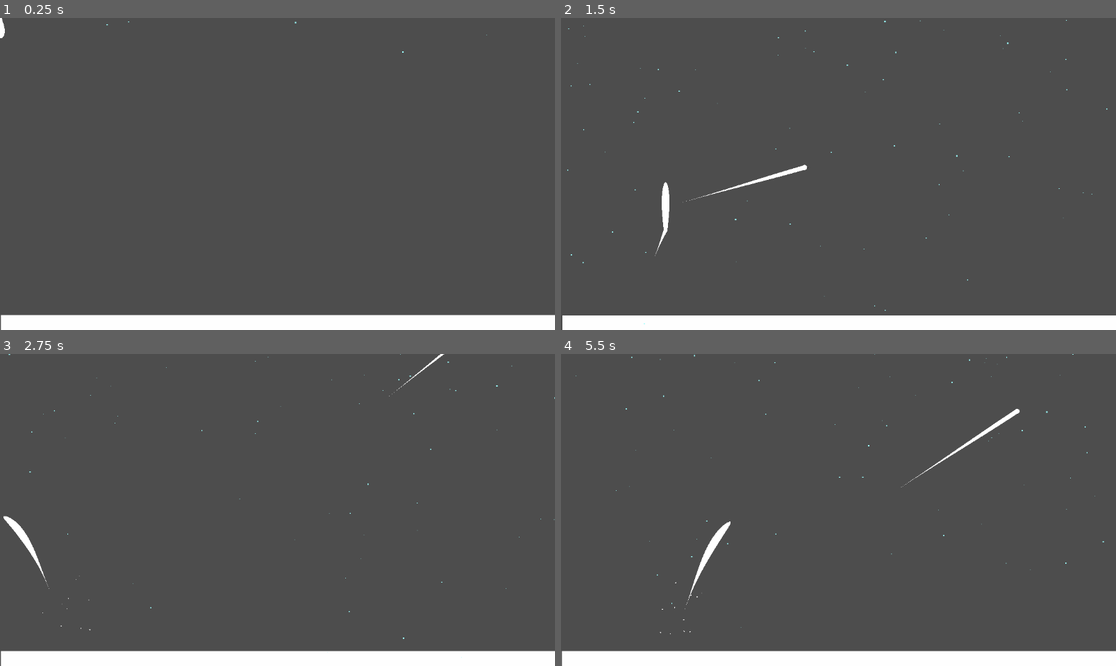
Above: before the commit, frames 1-4 (two rows, left to right).
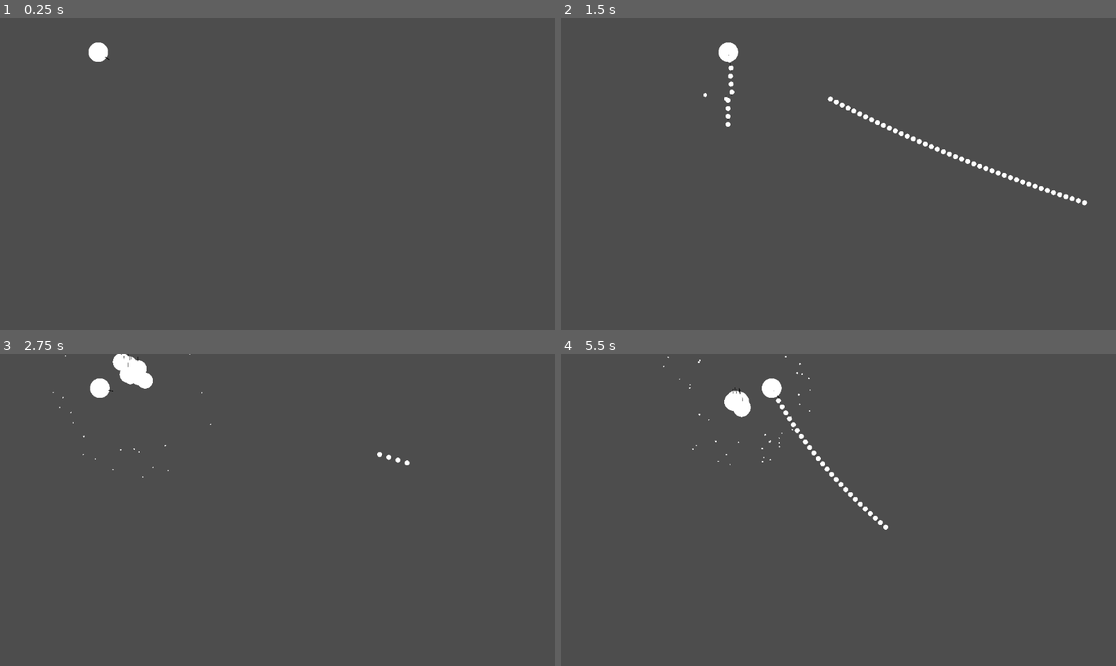
Above: after the commit, the same moments.

Repository: Hasina3159/learn2D
Game: Godot game, scene res://world.tscn
Two runs of this game, one before a commit and one after it. Both use one fixed random seed, a clock stepped at 60 frames per second and the inputs below.
Inputs (mouse positions are in pixels of both pictures, inside the frame that each line leads up to):
- Up to frame 1 (0.25 s): no input
- Up to frame 2 (1.5 s): tap Enter (ui_accept) at 0.5, 0.77, 1.07 s; move the mouse to (960, 158) at 0.52 s; press the mouse at (960, 158) at 0.53 s; hold D (right) 0.53-1.25 s; tap Space (particles) at 0.6 s; release the mouse at (960, 158) at 1.25 s; drag from (727, 189) to (810, 236) at 1.27 s
- Up to frame 3 (2.75 s): move the mouse to (333, 441) at 2.02 s; hold A (left) from 2.03 s (still down); tap Enter (ui_accept) at 2.1 s; click (333, 441) at 2.17 s; tap Space (particles) at 2.3 s
- Up to frame 4 (5.5 s): release A (left) at 2.75 s; drag from (810, 572) to (672, 463) at 2.77 s; move the mouse to (1005, 556) at 3.52 s; press the mouse at (1005, 556) at 3.53 s; hold D (right) 3.53-4.25 s; tap Enter (ui_accept) at 3.77, 3.8, 4.07 s; release the mouse at (1005, 556) at 4.25 s; drag from (672, 463) to (755, 432) at 4.27 s; move the mouse to (866, 510) at 5.02 s; press the mouse at (866, 510) at 5.03 s; hold D (right) from 5.03 s (still down); tap Space (particles) at 5.1 s

The runs differ from the first frame. In frame 1, 5.1% of the frame differs, in the area x 0-100%, y 0-100%; in frame 2, 6.0%; in frame 3, 6.0%; in frame 4, 6.3%.

Commit message:
adding some improvments

Diff:
--- a/bullet.gd
+++ b/bullet.gd
@@ -1,7 +1,7 @@
 extends CharacterBody2D
 
 var mouse_pos;
-var speed = 2000;
+var speed = 1000;
 var direction;
 # Called when the node enters the scene tree for the first time.
 func _ready() -> void:
@@ -9,6 +9,7 @@
 	direction = (mouse_pos - position).normalized();
 	pass # Replace with function body.
 
+
 # Called every frame. 'delta' is the elapsed time since the previous frame.
 func _process(delta: float) -> void:
 	velocity = (direction * speed);
--- a/bullet.tscn
+++ b/bullet.tscn
@@ -1,15 +1,10 @@
-[gd_scene load_steps=6 format=3 uid="uid://yh4lqch7kb3k"]
+[gd_scene load_steps=4 format=3 uid="uid://yh4lqch7kb3k"]
 
 [ext_resource type="Texture2D" uid="uid://nl648lyea237" path="res://dot.png" id="1_58u1p"]
 [ext_resource type="Script" path="res://bullet.gd" id="1_yv13g"]
-[ext_resource type="PackedScene" uid="uid://5xly5gujsh3j" path="res://trail_2d.tscn" id="3_wo156"]
 
 [sub_resource type="CircleShape2D" id="CircleShape2D_mlvj3"]
 radius = 5.0
-
-[sub_resource type="Curve" id="Curve_xpeqm"]
-_data = [Vector2(0, 0), 0.0, 0.0, 0, 0, Vector2(1, 0.923077), 0.0, 0.0, 0, 0]
-point_count = 2
 
 [node name="bullet" type="CharacterBody2D"]
 collision_layer = 0
@@ -24,7 +19,3 @@
 
 [node name="CollisionShape2D" type="CollisionShape2D" parent="."]
 shape = SubResource("CircleShape2D_mlvj3")
-
-[node name="Trail2D" parent="." instance=ExtResource("3_wo156")]
-width_curve = SubResource("Curve_xpeqm")
-length = 10
--- a/bullet_particles.tscn
+++ /dev/null
@@ -1,34 +0,0 @@
-[gd_scene load_steps=3 format=3 uid="uid://b6ywiljxogwjy"]
-
-[sub_resource type="Curve" id="Curve_sr7qj"]
-min_value = -360.0
-max_value = 360.0
-_data = [Vector2(0.00561797, 114.725), 0.0, 0.0, 0, 0, Vector2(1, 1), 0.0, 0.0, 0, 0]
-point_count = 2
-
-[sub_resource type="Curve" id="Curve_unc5x"]
-max_value = 5.0
-_data = [Vector2(0, 5), 0.0, 0.0, 0, 0, Vector2(1, 0.989011), 0.0, 0.0, 0, 0]
-point_count = 2
-
-[node name="bulletParticles" type="CPUParticles2D"]
-visible = false
-amount = 20
-lifetime = 0.5
-explosiveness = 0.87
-randomness = 0.85
-lifetime_randomness = 0.82
-emission_shape = 1
-emission_sphere_radius = 10.0
-spread = 180.0
-initial_velocity_min = 250.58
-initial_velocity_max = 250.58
-angular_velocity_min = 14.55
-angular_velocity_max = 130.91
-angular_velocity_curve = SubResource("Curve_sr7qj")
-orbit_velocity_max = 0.2
-scale_amount_min = 3.0
-scale_amount_max = 3.0
-scale_amount_curve = SubResource("Curve_unc5x")
-
-[node name="setroka" type="CPUParticles2D" parent="."]
--- a/node_2d.gd
+++ b/node_2d.gd
@@ -1,50 +1,18 @@
 extends Node2D
 
-@export var jump_particles : PackedScene;
 @export var bullet : PackedScene;
-var player_initial_size;
 var mouse_pos;
-var RANDOM_SHAKE_STRENGTH: float = 30.0
-# Multiplier for lerping the shake strength to zero
-var SHAKE_DECAY_RATE: float = 5.0
+# Called when the node enters the scene tree for the first time.
+func _ready() -> void:
+	pass # Replace with function body.
 
-@onready var camera = $Camera2D
-@onready var rand = RandomNumberGenerator.new()
 
-var shake_strength: float = 0.0
-
-func _ready() -> void:
-	rand.randomize();
 # Called every frame. 'delta' is the elapsed time since the previous frame.
 func _process(delta: float) -> void:
 	mouse_pos = get_global_mouse_position();
 	var player = $CharacterBody2D;
-	#var new_scale_x = 0.013 + abs(player.velocity.y / 350 / 300);
-	#var new_scale_x = 0.013 + abs(player.velocity.y / 350 / 300);
-	#$CharacterBody2D/Sprite2D.scale.x = new_scale_x;
-	#$CharacterBody2D/Sprite2D.scale.x = new_scale_x;
-	if (Input.is_action_just_pressed("shoot")):
+	if (Input.is_action_pressed("shoot")):
 		var new_bullet = bullet.instantiate();
 		new_bullet.position = player.position;
 		new_bullet.rotation = player.rotation;
-		shake_strength = RANDOM_SHAKE_STRENGTH / 2
-		SHAKE_DECAY_RATE = 25
-		add_child(new_bullet);
-	if (Input.is_action_just_pressed("particles") && $CharacterBody2D.velocity.y < 0):
-		var new_jump_particle = jump_particles.instantiate();
-		new_jump_particle.position.x = $CharacterBody2D.position.x;
-		new_jump_particle.position.y = $floor/CollisionShape2D.position.y;
-		new_jump_particle.emitting = true;
-		shake_strength = RANDOM_SHAKE_STRENGTH
-		SHAKE_DECAY_RATE = 30
-		add_child(new_jump_particle);
-	#print("IS ON FLOOR : ", $CharacterBody2D.is_on_floor(), ", New scale Y : ", new_scale_x);
-	shake_strength = lerp(shake_strength, 0.0, SHAKE_DECAY_RATE * delta)
-
-	$Camera2D.offset = random_vect();
-
-func random_vect() -> Vector2:
-	return (Vector2(
-		randf_range(-shake_strength, shake_strength),
-		randf_range(-shake_strength, shake_strength)
-	));
+		add_child(new_bullet)
--- a/player.gd
+++ b/player.gd
@@ -1,24 +1,24 @@
 extends CharacterBody2D
 
-const SPEED = 300.0
-const JUMP_VELOCITY = -1000.0
+@export var speed = 200;
 
 # Called every frame. 'delta' is the elapsed time since the previous frame.
 func _physics_process(delta: float) -> void:
-	if not is_on_floor():
-		velocity += get_gravity() * delta * 2
-	# Handle jump.
-	if Input.is_action_just_pressed("ui_accept") and is_on_floor():
-		$AnimationPlayer.play("jump");
-		velocity.y = JUMP_VELOCITY
-
-	# Get the input direction and handle the movement/deceleration.
-	# As good practice, you should replace UI actions with custom gameplay actions.
-	var direction := Input.get_axis("left", "right")
-	if direction:
-		velocity.x = direction * SPEED
-	else:
-		velocity.x = move_toward(velocity.x, 0, SPEED)
+	var mouse_pos = get_global_mouse_position();
+	var vect = Vector2.ZERO;
+	if (Input.is_action_pressed("left")):
+		vect.x = -speed;
+	elif (Input.is_action_pressed("right")):
+		vect.x = speed;
+	if (Input.is_action_pressed("up")):
+		vect.y = -speed;
+	elif (Input.is_action_pressed("down")):
+		vect.y = speed;
+	if (Input.is_action_just_pressed("particles")):
+		$particles.emitting = true;
+		$setroka.emitting = true;
+	velocity = vect;
 	move_and_slide()
-
-		#new_jump_particle.emitting = true;
+	look_at(mouse_pos);
+	if (get_slide_collision_count()):
+		pass
--- a/player.tscn
+++ b/player.tscn
@@ -1,67 +1,36 @@
-[gd_scene load_steps=12 format=3 uid="uid://bi3t6ayabeqrd"]
+[gd_scene load_steps=6 format=3 uid="uid://bi3t6ayabeqrd"]
 
 [ext_resource type="Script" path="res://player.gd" id="1_7ub8s"]
 [ext_resource type="Texture2D" uid="uid://nl648lyea237" path="res://dot.png" id="2_7v8uc"]
-[ext_resource type="Texture2D" uid="uid://fhroyogkd8fp" path="res://assets/circle.png" id="2_it0tp"]
-[ext_resource type="PackedScene" uid="uid://5xly5gujsh3j" path="res://trail_2d.tscn" id="4_6j8cd"]
+
+[sub_resource type="CircleShape2D" id="CircleShape2D_miftb"]
+radius = 20.025
 
 [sub_resource type="Curve" id="Curve_n0ty0"]
 _data = [Vector2(0.0280899, 1), 0.0, 0.0, 0, 0, Vector2(1, 0.384615), 0.0, 0.0, 0, 0]
 point_count = 2
 
-[sub_resource type="CapsuleShape2D" id="CapsuleShape2D_et5qp"]
-height = 24.0
-
-[sub_resource type="Animation" id="Animation_vhiim"]
-length = 0.001
-tracks/0/type = "value"
-tracks/0/imported = false
-tracks/0/enabled = true
-tracks/0/path = NodePath("Sprite2D:scale")
-tracks/0/interp = 1
-tracks/0/loop_wrap = true
-tracks/0/keys = {
-"times": PackedFloat32Array(0),
-"transitions": PackedFloat32Array(1),
-"update": 0,
-"values": [Vector2(0.015, 0.01)]
-}
-
-[sub_resource type="Animation" id="Animation_8vnis"]
-resource_name = "jump"
-length = 0.25
-tracks/0/type = "value"
-tracks/0/imported = false
-tracks/0/enabled = true
-tracks/0/path = NodePath("Sprite2D:scale")
-tracks/0/interp = 1
-tracks/0/loop_wrap = true
-tracks/0/keys = {
-"times": PackedFloat32Array(-0.0183884, 0, 0.0333333, 0.1, 0.2, 0.233333),
-"transitions": PackedFloat32Array(1, 1, 1, 1, 1, 1),
-"update": 0,
-"values": [Vector2(0.015, 0.01), Vector2(0.015, 0.01), Vector2(0.0021592, 0.0197174), Vector2(0.00463192, 0.0143381), Vector2(0.00680098, 0.00952281), Vector2(0.015, 0.01)]
-}
-
-[sub_resource type="AnimationLibrary" id="AnimationLibrary_e2x2c"]
-_data = {
-"RESET": SubResource("Animation_vhiim"),
-"jump": SubResource("Animation_8vnis")
-}
-
 [sub_resource type="Curve" id="Curve_g2rdn"]
 _data = [Vector2(0, 0.10989), 0.0, 0.0, 0, 0, Vector2(0.294737, 0.615385), -1.61339, -1.61339, 0, 0, Vector2(0.531579, 0.593407), 0.0, 0.0, 0, 0, Vector2(0.994737, 0.054945), 0.0, 0.0, 0, 0]
 point_count = 4
 
-[sub_resource type="Curve" id="Curve_tjvbg"]
-max_value = 5.0
-_data = [Vector2(0, 0.032967), 0.0, 0.0, 0, 0, Vector2(1, 2.1978), 0.0, 0.0, 0, 0]
-point_count = 2
-
 [node name="CharacterBody2D" type="CharacterBody2D"]
+position = Vector2(204, 71)
 collision_layer = 0
 platform_floor_layers = 4294967294
 script = ExtResource("1_7ub8s")
+metadata/_edit_group_ = true
+
+[node name="Sprite2D" type="Sprite2D" parent="."]
+position = Vector2(-4.76837e-07, 4.76837e-07)
+rotation = 1.5708
+scale = Vector2(0.0655, 0.0655)
+texture = ExtResource("2_7v8uc")
+
+[node name="CollisionShape2D" type="CollisionShape2D" parent="."]
+shape = SubResource("CircleShape2D_miftb")
+
+[node name="AnimationPlayer" type="AnimationPlayer" parent="."]
 
 [node name="particles" type="CPUParticles2D" parent="."]
 emitting = false
@@ -84,24 +53,7 @@
 scale_amount_max = 5.0
 scale_amount_curve = SubResource("Curve_n0ty0")
 
-[node name="Sprite2D" type="Sprite2D" parent="."]
-visible = false
-position = Vector2(-4.76837e-07, 10)
-rotation = 1.5708
-scale = Vector2(0.015, 0.01)
-texture = ExtResource("2_it0tp")
-
-[node name="CollisionShape2D" type="CollisionShape2D" parent="."]
-position = Vector2(0, 9)
-shape = SubResource("CapsuleShape2D_et5qp")
-
-[node name="AnimationPlayer" type="AnimationPlayer" parent="."]
-libraries = {
-"": SubResource("AnimationLibrary_e2x2c")
-}
-
 [node name="setroka" type="CPUParticles2D" parent="."]
-visible = false
 emitting = false
 amount = 20
 one_shot = true
@@ -123,11 +75,3 @@
 scale_amount_min = 0.1
 scale_amount_max = 0.1
 scale_amount_curve = SubResource("Curve_g2rdn")
-
-[node name="Trail2D" parent="." instance=ExtResource("4_6j8cd")]
-position = Vector2(0, 14)
-points = PackedVector2Array(0, 0)
-width_curve = SubResource("Curve_tjvbg")
-texture = ExtResource("2_it0tp")
-texture_mode = 2
-length = 20
--- a/saut_particles.tscn
+++ /dev/null
@@ -1,25 +0,0 @@
-[gd_scene load_steps=2 format=3 uid="uid://dlc40amft4jqr"]
-
-[sub_resource type="Curve" id="Curve_li3ve"]
-_data = [Vector2(0, 0.967033), 0.0, 0.0, 0, 0, Vector2(0.989474, 0.10989), 0.0, 0.0, 0, 0]
-point_count = 2
-
-[node name="sautParticles" type="CPUParticles2D"]
-position = Vector2(0, 2)
-rotation = 4.71239
-emitting = false
-amount = 20
-one_shot = true
-explosiveness = 0.93
-randomness = 0.97
-lifetime_randomness = 1.0
-emission_shape = 3
-emission_rect_extents = Vector2(0, 20)
-spread = 19.54
-initial_velocity_min = 282.83
-initial_velocity_max = 626.26
-angular_velocity_min = -720.0
-angular_velocity_max = 581.82
-scale_amount_min = 3.0
-scale_amount_max = 3.0
-scale_amount_curve = SubResource("Curve_li3ve")
--- a/trail_2d.gd
+++ /dev/null
@@ -1,11 +0,0 @@
-extends Line2D
-
-@export var length = 50;
-var point = Vector2.ZERO;
-
-func _process(delta: float) -> void:
-	global_position = Vector2.ZERO;
-	global_rotation = 0;
-	add_point(get_parent().position);
-	while (get_point_count() > length):
-		remove_point(0);
--- a/trail_2d.tscn
+++ /dev/null
@@ -1,6 +0,0 @@
-[gd_scene load_steps=2 format=3 uid="uid://5xly5gujsh3j"]
-
-[ext_resource type="Script" path="res://trail_2d.gd" id="1_81lj6"]
-
-[node name="Trail2D" type="Line2D"]
-script = ExtResource("1_81lj6")
--- a/world.tscn
+++ b/world.tscn
@@ -1,10 +1,8 @@
-[gd_scene load_steps=10 format=3 uid="uid://big8g23bbh13f"]
+[gd_scene load_steps=7 format=3 uid="uid://big8g23bbh13f"]
 
 [ext_resource type="Script" path="res://node_2d.gd" id="1_b66w0"]
 [ext_resource type="PackedScene" uid="uid://yh4lqch7kb3k" path="res://bullet.tscn" id="2_ck26v"]
 [ext_resource type="PackedScene" uid="uid://bi3t6ayabeqrd" path="res://player.tscn" id="2_r1wja"]
-[ext_resource type="PackedScene" uid="uid://dlc40amft4jqr" path="res://saut_particles.tscn" id="2_txmkw"]
-[ext_resource type="Texture2D" uid="uid://binxt21xnivt1" path="res://assets/square.png" id="4_qece4"]
 
 [sub_resource type="RectangleShape2D" id="RectangleShape2D_sdujf"]
 size = Vector2(1186, 20)
@@ -17,48 +15,21 @@
 dof_blur_far_transition = 91.24
 dof_blur_near_enabled = true
 
-[sub_resource type="Curve" id="Curve_o18we"]
-_data = [Vector2(0, 1), 0.0, 0.0, 0, 0, Vector2(1, 0), 0.0, 0.0, 0, 0]
-point_count = 2
-
 [node name="Node2D" type="Node2D"]
 script = ExtResource("1_b66w0")
-jump_particles = ExtResource("2_txmkw")
 bullet = ExtResource("2_ck26v")
 
-[node name="floor" type="StaticBody2D" parent="."]
+[node name="CharacterBody2D" parent="." instance=ExtResource("2_r1wja")]
+scale = Vector2(0.995313, 1)
+disable_mode = 2
 
-[node name="CollisionShape2D" type="CollisionShape2D" parent="floor"]
-position = Vector2(576, 640)
+[node name="RigidBody2D" type="StaticBody2D" parent="."]
+
+[node name="CollisionShape2D" type="CollisionShape2D" parent="RigidBody2D"]
+position = Vector2(584, 29)
 scale = Vector2(0.983517, 0.972601)
 shape = SubResource("RectangleShape2D_sdujf")
-
-[node name="Sprite2D" type="Sprite2D" parent="floor/CollisionShape2D"]
-position = Vector2(3.81284, 22.6196)
-scale = Vector2(0.298056, 0.0153497)
-texture = ExtResource("4_qece4")
 
 [node name="WorldEnvironment" type="WorldEnvironment" parent="."]
 environment = SubResource("Environment_ha7nw")
 camera_attributes = SubResource("CameraAttributesPractical_3slr5")
-
-[node name="CharacterBody2D" parent="." instance=ExtResource("2_r1wja")]
-
-[node name="Camera2D" type="Camera2D" parent="."]
-position = Vector2(574, 339)
-
-[node name="CPUParticles2D" type="CPUParticles2D" parent="."]
-position = Vector2(639, 9)
-amount = 500
-lifetime = 3.0
-explosiveness = 0.05
-randomness = 0.9
-emission_shape = 3
-emission_rect_extents = Vector2(900, 1)
-direction = Vector2(100, 100)
-gravity = Vector2(-1000, 2000)
-orbit_velocity_min = -0.1
-scale_amount_min = 0.1
-scale_amount_max = 3.0
-scale_amount_curve = SubResource("Curve_o18we")
-color = Color(0.615686, 1, 1, 1)
Not shown, removed: addons/trail_2d/icon.svg
Not shown, removed: addons/trail_2d/icon.svg.import
Not shown, removed: addons/trail_2d/plugin.cfg
Not shown, removed: addons/trail_2d/test.tscn
Not shown, removed: addons/trail_2d/trail_2d.gd
Not shown, removed: addons/trail_2d/trail_2d_plugin.gd
Binary file removed: assets/circle.png
Not shown, removed: assets/circle.png.import
Binary file removed: assets/square.png
Not shown, removed: assets/square.png.import
Binary file removed: assets/triangle.png
Not shown, removed: assets/triangle.png.import
